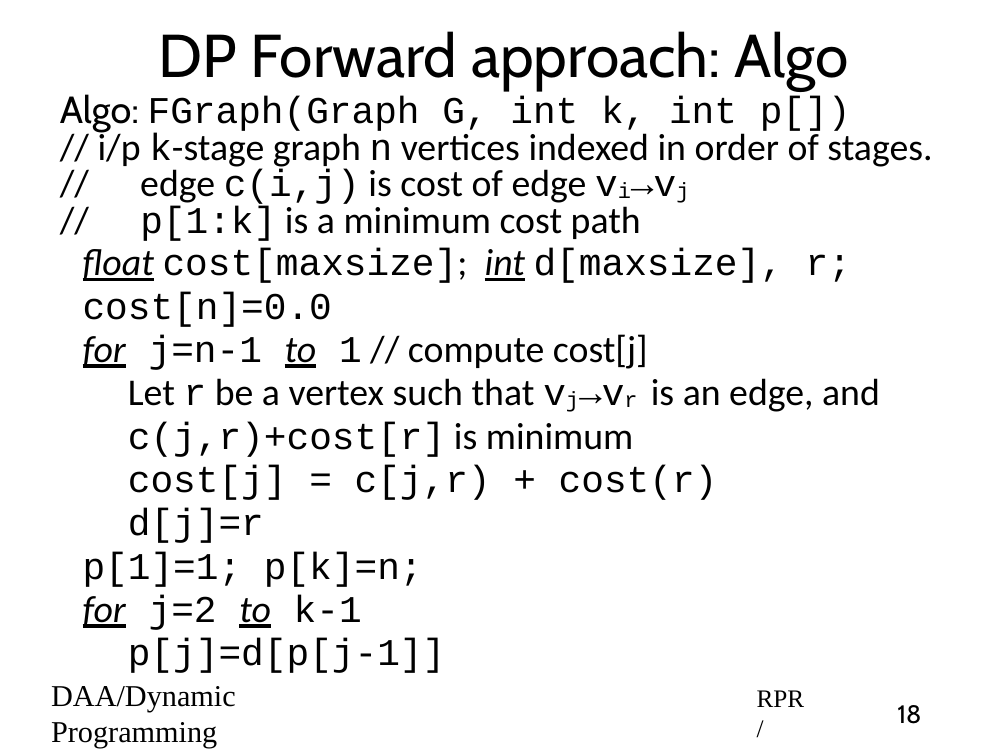
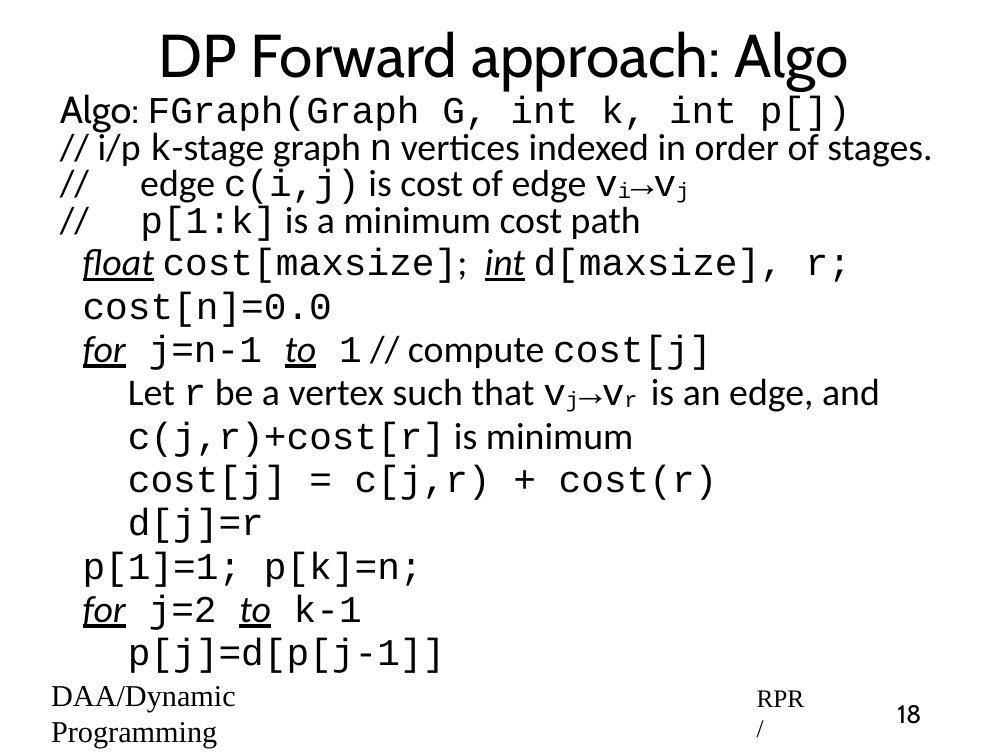
Before and after one commit to rprustagi/2019-17CS43-DAA, a slide deck: slide 18 of Slides-RPR/2019-H1-DAA-L32-DynProg-MultiStage-Graphs.pptx. Drawn at 1008x756 pixels with LibreOffice and Linux fonts; fonts in the diff are those of the drawing. Boxes give left, top, right and bottom in pixels: in the first picture for what was removed or moved away, otherwise in the second. Text is boxed around its words. In the diff, an @@ line names an element or a change of style, - is before the commit and + after.

```diff
--- a/Slides-RPR/2019-H1-DAA-L32-DynProg-MultiStage-Graphs.pptx
+++ b/Slides-RPR/2019-H1-DAA-L32-DynProg-MultiStage-Graphs.pptx
@@ text at box(83, 335, 712, 370): font Calibri to Courier New in "cost[j]" @@
```
Also in this commit, not shown: 1 other slide changed, 9 slides added, 2 other files.
